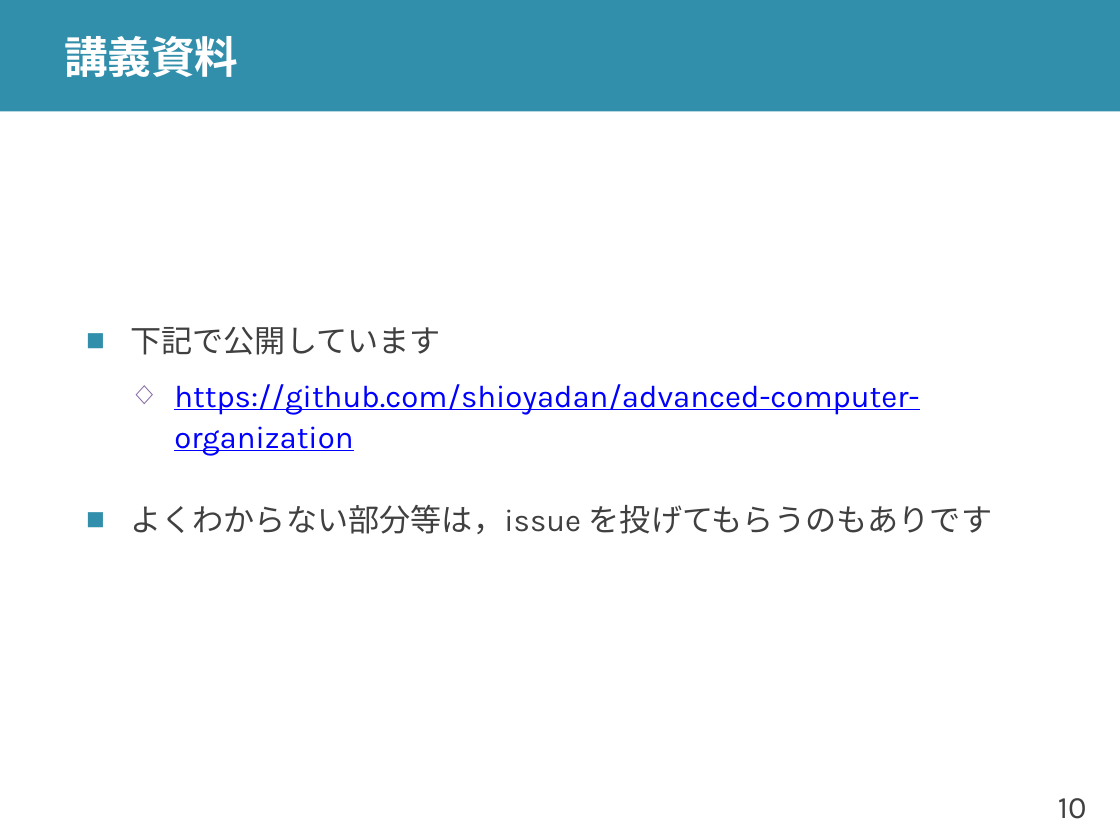
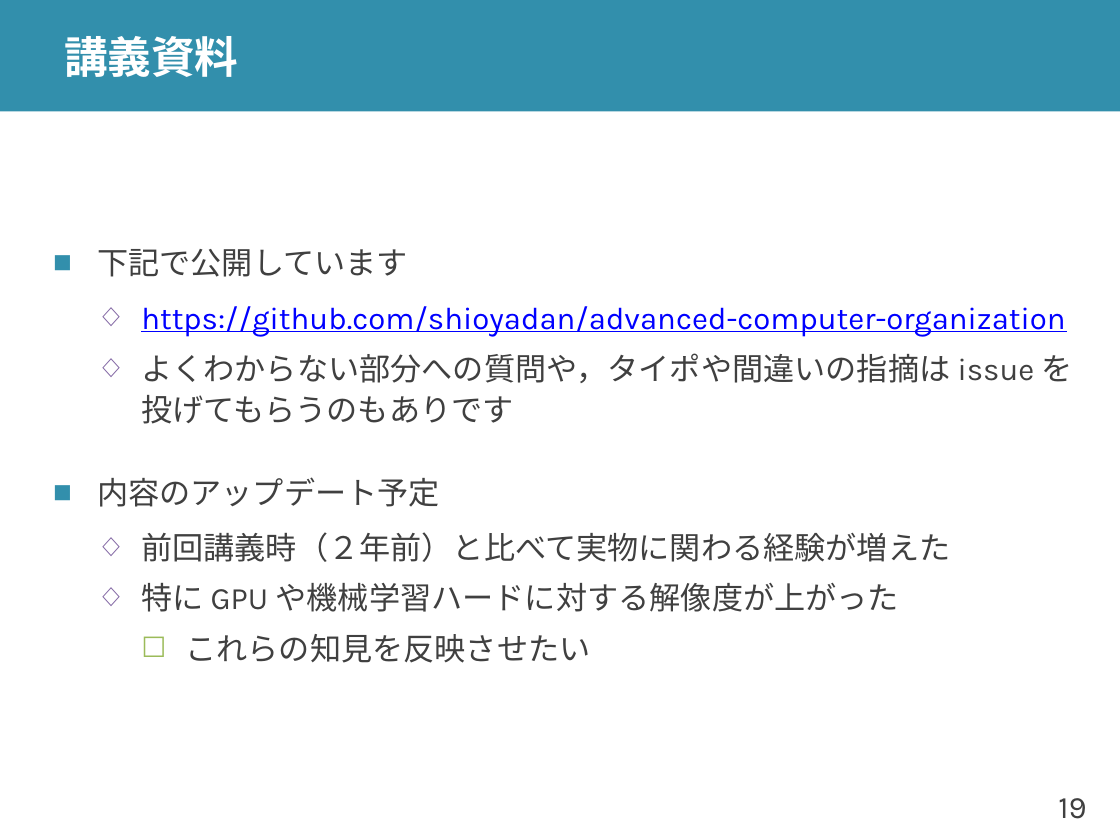
Before and after one commit to shioyadan/advanced-computer-organization, a slide deck: slide 19 of aco-shioya-00.pptx (slide 10 before the commit). Drawn at 1120x840 pixels with LibreOffice and Linux fonts; fonts in the diff are those of the drawing. Boxes give left, top, right and bottom in pixels: in the first picture for what was removed or moved away, otherwise in the second. Text is boxed around its words. In the diff, an @@ line names an element or a change of style, - is before the commit and + after.

```diff
--- a/aco-shioya-00.pptx
+++ b/aco-shioya-00.pptx
@@ text "下記で公開しています" moved from (x1=130, y1=327, x2=993, y2=534) to (x1=97, y1=249, x2=1073, y2=663) @@
@@ text at (x1=97, y1=353, x2=1073, y2=663): text changed @@
-■ よくわからない部分等は，issue を投げてもらうのもありです
+  ◇ よくわからない部分への質問や，タイポや間違いの指摘は issue を投げてもらうのもありです
+■ 内容のアップデート予定
+  ◇ 前回講義時（２年前）と比べて実物に関わる経験が増えた
+  ◇ 特に GPU や機械学習ハードに対する解像度が上がった
+    ☐ これらの知見を反映させたい
@@ page number at (x1=1058, y1=798, x2=1086, y2=819): text changed @@
-10
+19
```
Also in this commit, not shown: 10 other slides changed, 10 slides added, 1 slide removed, 1 other file.
